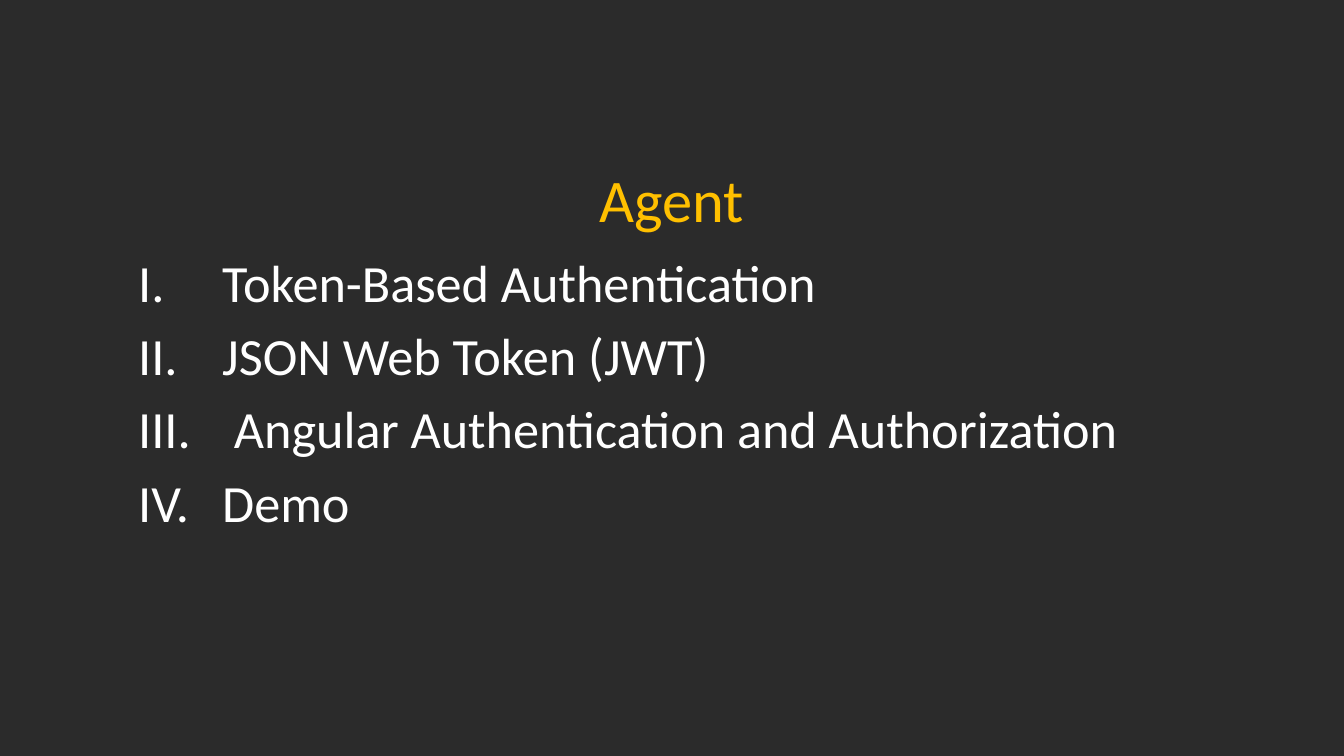
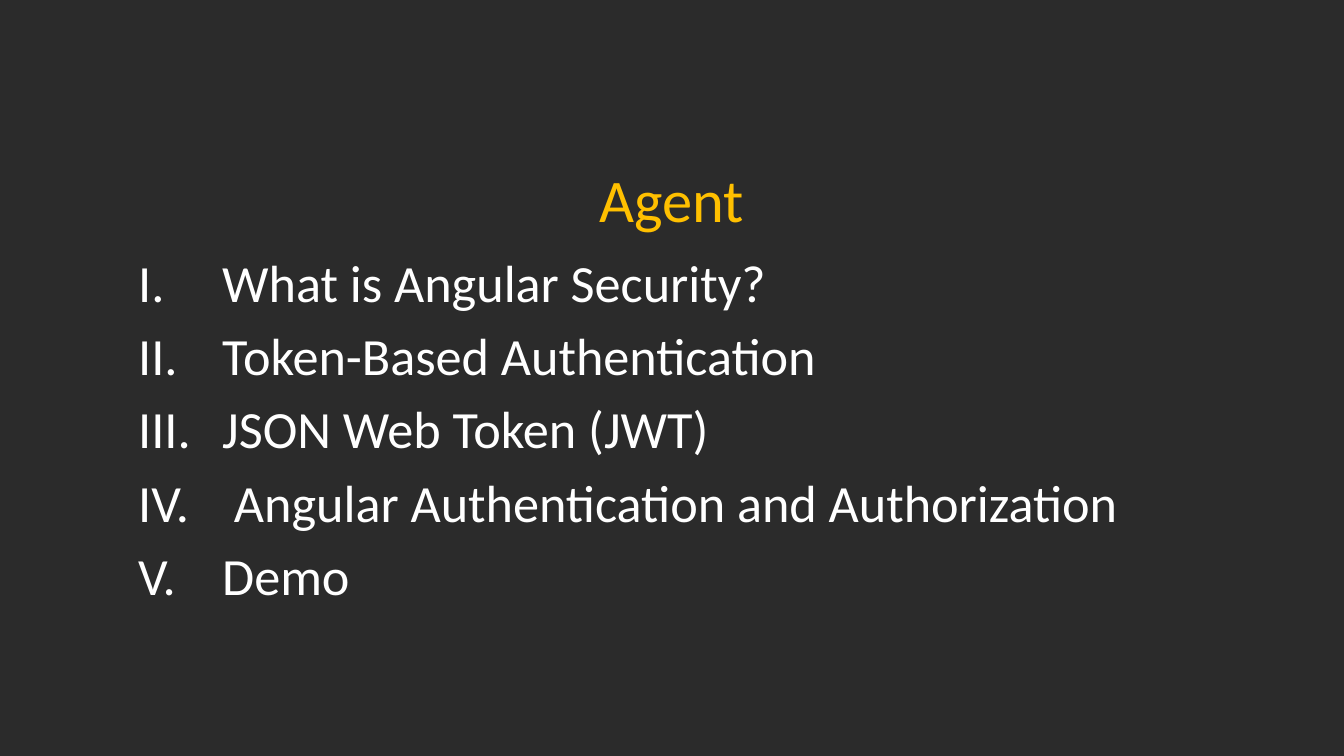
Before and after one commit to hoangmyit/Angular-NetCoreAuthenticationWithJWT, a slide deck: slide 2 of 1. Documents/AngularAuthenticationAndAuthorization.pptx. Drawn at 1344x756 pixels with LibreOffice and Linux fonts; fonts in the diff are those of the drawing; background and template pictures are left out; a plain dark background stands for a picture behind light text. Boxes give left, top, right and bottom in pixels: in the first picture for what was removed or moved away, otherwise in the second. Text is boxed around its words. In the diff, an @@ line names an element or a change of style, - is before the commit and + after.

```diff
--- a/1. Documents/AngularAuthenticationAndAuthorization.pptx
+++ b/1. Documents/AngularAuthenticationAndAuthorization.pptx
@@ text at box(222, 265, 766, 311): paragraph added @@
+  I. What is Angular Security?
```
Also in this commit, not shown: 14 other slides changed, 7 slides added.
